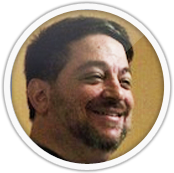
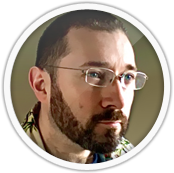
Layered file, before and after one edit (174px x 173px). Changes by layer:
added layer "Layer 16" in group "User 1" over box(10, 9, 165, 164)
added layer "Layer 15" in group "User 1" over box(10, 9, 165, 164)
